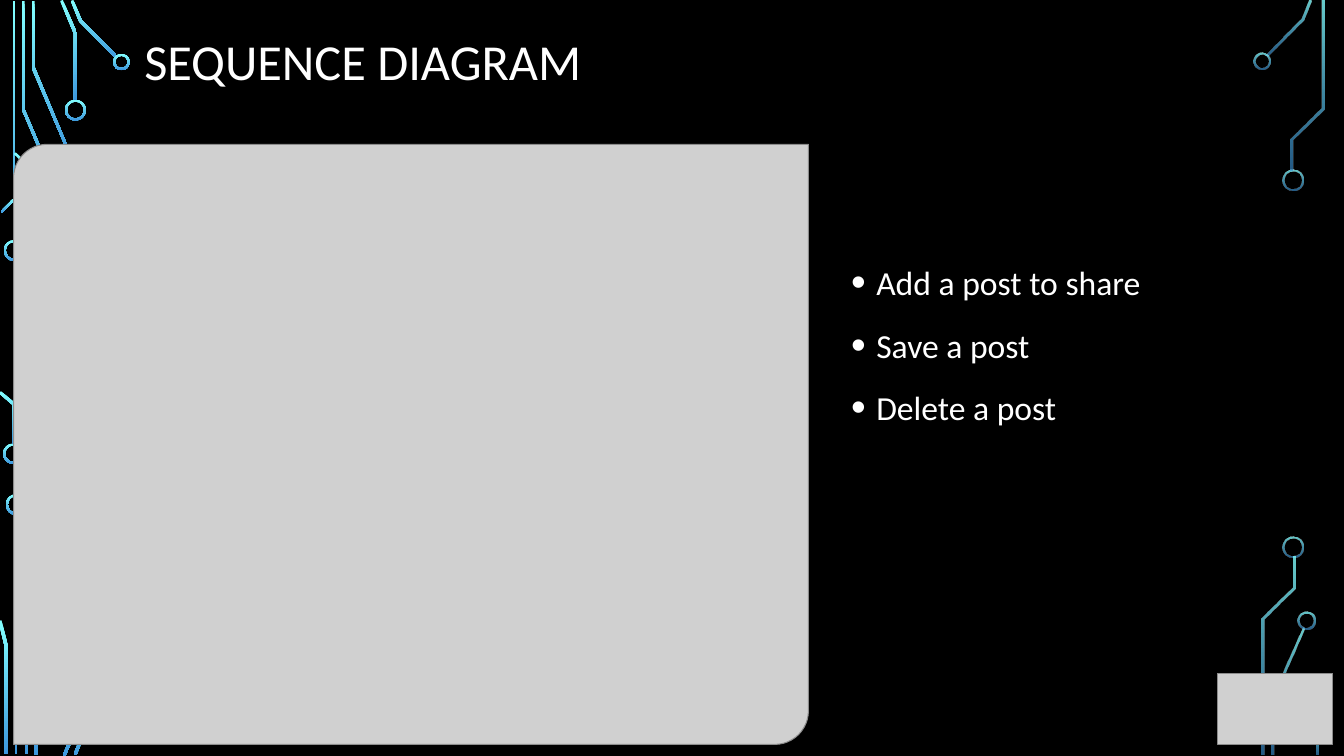
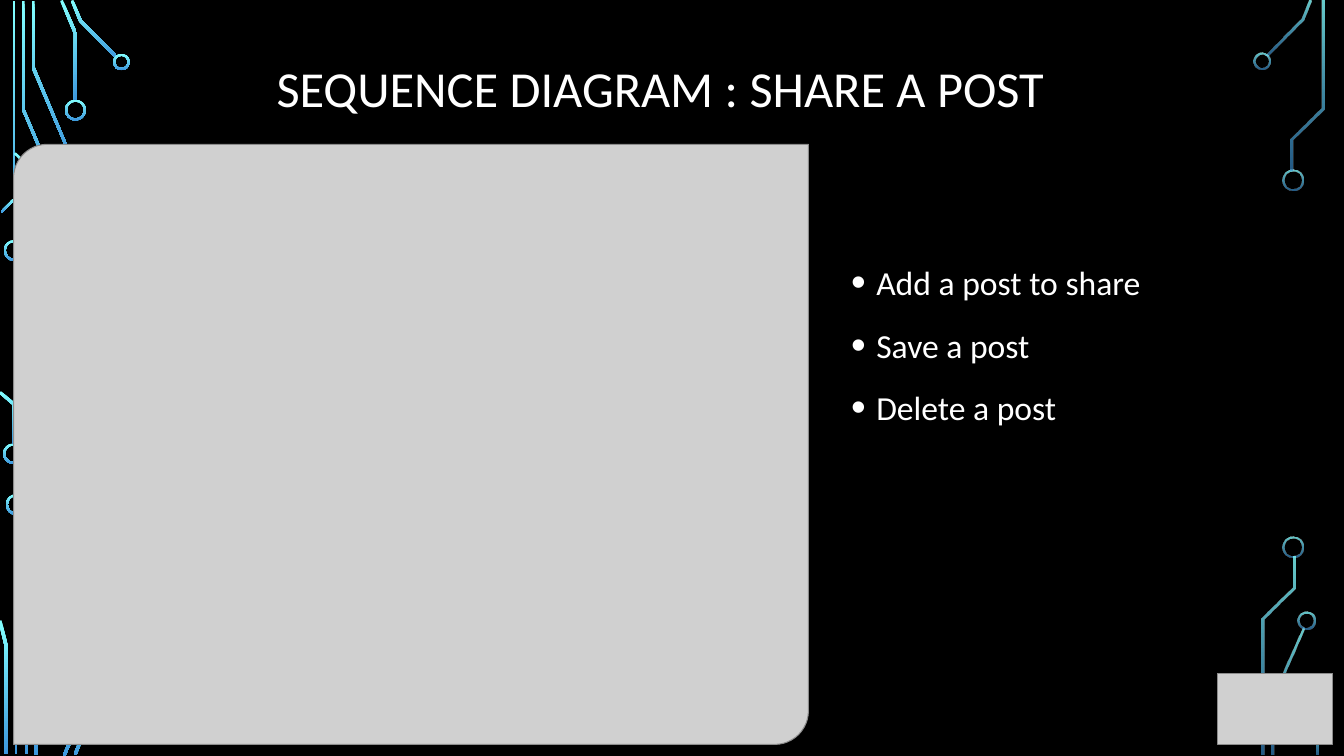
Before and after one commit to ahadhri90/VirtualTag, a slide deck: slide 14 of Projet Virtual Tag.pptx. Drawn at 1344x756 pixels with LibreOffice and Linux fonts; fonts in the diff are those of the drawing; grey boxes stand for pictures; background and template pictures are left out. Boxes give left, top, right and bottom in pixels: in the first picture for what was removed or moved away, otherwise in the second. Text is boxed around its words. In the diff, an @@ line names an element or a change of style, - is before the commit and + after.

```diff
--- a/Projet Virtual Tag.pptx
+++ b/Projet Virtual Tag.pptx
@@ title at [277,74,1044,114]: text changed @@
-SEQUENCE DIAGRAM
+SEQUENCE DIAGRAM : SHARE A POST
```
Also in this commit, not shown: 3 other slides changed.
